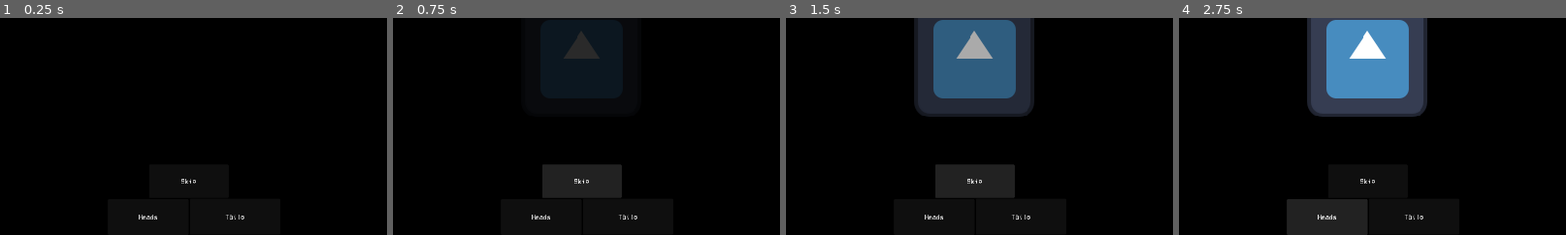
Above: before the commit, frames 1-4 (left to right).
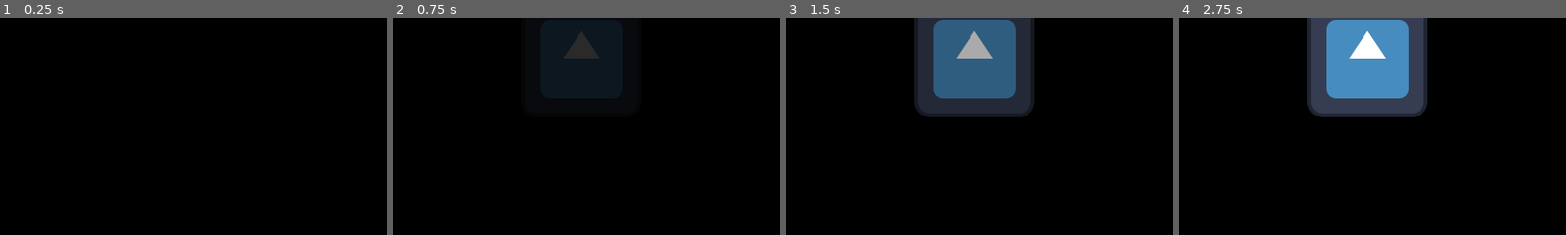
Above: after the commit, the same moments.

Repository: nianjindev/nummus
Game: Godot game, scene res://gui/splash_screen/splash_screen_manager.tscn
Two runs of this game, one before a commit and one after it. Both use one fixed random seed, a clock stepped at 60 frames per second and the inputs below. The engine's default icon, where the game draws it, is replaced by a stand-in: a white triangle on a blue panel in a dark square.
Inputs (mouse positions are % of the whole screen's width and height, from its top left):
- Up to frame 1 (0.25 s): no input
- Up to frame 2 (0.75 s): click (50, 88) at 0.5 s, where only the run before the commit has a clickable "Skip"
- Up to frame 3 (1.5 s): click (50, 88) at 1.25 s, where only the run before the commit has a clickable "Skip"
- Up to frame 4 (2.75 s): click (45, 96) at 2 s, where only the run before the commit has a clickable "Heads"
The pictures show only the part of the screen within x 26-76%, y 50-100%; the shares and areas given below are measured in that part.

The runs differ from the first frame. In frame 1, 0.2% of the frame differs, in the area x 35-64%, y 74-93%; in frame 2, 3.3%; in frame 3, 3.3%; in frame 4, 3.5%, in the area x 27-64%, y 74-100%.

Commit message:
added shopkeeper sprites, enemies have json file (unused), level manager now gives player coin, ui improvements, hoverable animation and changes

Diff:
--- /dev/null
+++ b/nummus-game/assets/resource_json/enemies.json
@@ -0,0 +1,30 @@
+{
+	"smug_man":{
+		"name": "Smug Man",
+		"health": 5,
+		"dialogue":{
+			"hurt":[
+				"AGGH",
+                "####!"
+			],
+			"attack":[
+				"how'd that feel bro",
+                "GREEN FN"
+			]
+		},
+		"events":{
+			"attack":{
+				"weight":1,
+				"damage":5
+			},
+			"heal":{
+				"weight":1,
+				"heal":3
+			},
+			"poison":{
+				"weight":3,
+				"damage":1
+			}
+		}
+	}
+}
--- a/nummus-game/autoload/level_manager.gd
+++ b/nummus-game/autoload/level_manager.gd
@@ -7,6 +7,8 @@
 func _ready() -> void:
 	current_stage = 1
 	current_level  = level_progression[0]
+	# we're just gonna give the player his first coin here okay
+	Inventory.add_item(ObjectManager.create_coin(Constants.COINS.base, Constants.display_type.PLAY))
 func next_stage():
 	if SceneManager.current_scene.name == "BaseLevel":
 		next_stage_scene = Constants.SCENE_PATHS.shop
@@ -19,4 +21,5 @@
 		else:
 			current_stage += 1
 		next_stage_scene = Constants.SCENE_PATHS.base_level
+		# set resource here
 	SceneManager.goto_scene(next_stage_scene)
--- a/nummus-game/autoload/object_manager.gd
+++ b/nummus-game/autoload/object_manager.gd
@@ -8,7 +8,7 @@
 func create_coin(coin_path: String, state: Constants.display_type) -> Coin:
 	current_coin = coin_base.instantiate()
 	current_coin.current_state = state
-	current_coin.coin_id = ResourceLoader.load(coin_path)
+	current_coin.coin_id = ResourceLoader.load(coin_path).duplicate(true)
 	return current_coin
 
 func spawn_base_enemy():
--- a/nummus-game/autoload/scene_manager.gd
+++ b/nummus-game/autoload/scene_manager.gd
@@ -23,6 +23,7 @@
 
 	# Add it to the active scene, as child of root.
 	get_tree().root.add_child(current_scene)
+	Signalbus.scene_changed.emit()
 	return
 func goto_scene(path):
 	_deferred_goto_scene.call_deferred(path)
--- a/nummus-game/autoload/signalbus.gd
+++ b/nummus-game/autoload/signalbus.gd
@@ -5,6 +5,9 @@
 signal skill_check_begin(time: float)
 signal skill_check_finish(success: bool)
 
+### Scenes
+@warning_ignore("unused_signal")
+signal scene_changed()
 
 signal current_enemy_defeated()
 @warning_ignore("unused_signal")
--- a/nummus-game/base_objects/base_level.gd
+++ b/nummus-game/base_objects/base_level.gd
@@ -3,11 +3,12 @@
 var current_coin: Coin
 
 func _ready() -> void:
-	Inventory.add_item(ObjectManager.create_coin(Constants.COINS.base, Constants.display_type.PLAY))
+	# Inventory.add_item(ObjectManager.create_coin(Constants.COINS.base, Constants.display_type.PLAY))
 	spawn_coin()
 	ObjectManager.spawn_base_enemy()
 
 func spawn_coin():
 	current_coin = Inventory.inventory[0].duplicate()
+	current_coin.current_state = Constants.display_type.PLAY
 	SceneManager.current_scene.add_child.call_deferred(current_coin)
 	current_coin.position = Vector3(0.367, 0.398, -0.017)
--- a/nummus-game/base_objects/coin_base.gd
+++ b/nummus-game/base_objects/coin_base.gd
@@ -53,9 +53,10 @@
 	# transform me
 	if current_state == Constants.display_type.PLAY:
 		scale = Vector3(0.1,0.1,0.1)
+		rotation = Vector3(0, 0, 0)
 	elif current_state == Constants.display_type.SHOP:
 		scale = Vector3(0.3,0.3,0.3)
-		rotate_z(-PI/2)
+		rotation = Vector3(0, 0, -PI/2)
 
 	# json parse
 	var file = FileAccess.open(Constants.JSON_PATHS.coins, FileAccess.READ)
@@ -152,8 +153,13 @@
 		"money":
 			return "[color=yellow]$" + str(value) + "[/color][br]"
 	return "[color=blue]" + str(value) + " " + type + "[/color][br]"
+
+
 func toggle_visible(on: bool):
-	hoverable.visible = on
+	if on:
+		hoverable.animation.play("fly_out")
+	else:
+		hoverable.animation.play_backwards("fly_out")
 func _on_area_3d_mouse_entered() -> void:
 	if current_state == Constants.display_type.SHOP:
 		toggle_visible(true)
@@ -166,7 +172,7 @@
 	is_mouse_over = false
 func buy_me():
 	if Globals.can_afford(coin_price):
-		Inventory.inventory.append(self.duplicate())
+		Inventory.inventory.append(self.duplicate(8))
 		Globals.change_money(true, -coin_price)
 	else:
 		print("you broke lol")
--- a/nummus-game/base_objects/coin_base.tscn
+++ b/nummus-game/base_objects/coin_base.tscn
@@ -184,7 +184,6 @@
 shape = SubResource("CylinderShape3D_e84nm")
 
 [node name="Hoverable" parent="." instance=ExtResource("4_2xdfg")]
-visible = false
 
 [connection signal="animation_finished" from="AnimationPlayer" to="." method="_on_animation_player_animation_finished"]
 [connection signal="mouse_entered" from="Area3D" to="." method="_on_area_3d_mouse_entered"]
--- a/nummus-game/base_objects/hoverable.gd
+++ b/nummus-game/base_objects/hoverable.gd
@@ -2,3 +2,4 @@
 
 @export var title: RichTextLabel
 @export var description: RichTextLabel
+@export var animation: AnimationPlayer
--- a/nummus-game/base_objects/hoverable.tscn
+++ b/nummus-game/base_objects/hoverable.tscn
@@ -6,12 +6,100 @@
 [sub_resource type="ViewportTexture" id="ViewportTexture_dd0wm"]
 viewport_path = NodePath("Sprite3D/SubViewport")
 
-[node name="Hoverable" type="Node3D" node_paths=PackedStringArray("title", "description")]
+[sub_resource type="Animation" id="Animation_jbaiw"]
+resource_name = "fly_out"
+length = 0.2
+tracks/0/type = "value"
+tracks/0/imported = false
+tracks/0/enabled = true
+tracks/0/path = NodePath(".:modulate")
+tracks/0/interp = 1
+tracks/0/loop_wrap = true
+tracks/0/keys = {
+"times": PackedFloat32Array(0, 0.2),
+"transitions": PackedFloat32Array(1, 16.564236),
+"update": 0,
+"values": [Color(1, 1, 1, 0), Color(1, 1, 1, 1)]
+}
+tracks/1/type = "value"
+tracks/1/imported = false
+tracks/1/enabled = true
+tracks/1/path = NodePath(".:position")
+tracks/1/interp = 1
+tracks/1/loop_wrap = true
+tracks/1/keys = {
+"times": PackedFloat32Array(0, 0.2),
+"transitions": PackedFloat32Array(1, 1),
+"update": 0,
+"values": [Vector3(0, 0, 0), Vector3(2, 0, 0)]
+}
+tracks/2/type = "value"
+tracks/2/imported = false
+tracks/2/enabled = true
+tracks/2/path = NodePath(".:scale")
+tracks/2/interp = 1
+tracks/2/loop_wrap = true
+tracks/2/keys = {
+"times": PackedFloat32Array(0, 0.2),
+"transitions": PackedFloat32Array(1, 1),
+"update": 0,
+"values": [Vector3(0, 0, 0), Vector3(1, 1, 1)]
+}
+
+[sub_resource type="Animation" id="Animation_pj6s0"]
+length = 0.001
+tracks/0/type = "value"
+tracks/0/imported = false
+tracks/0/enabled = true
+tracks/0/path = NodePath(".:modulate")
+tracks/0/interp = 1
+tracks/0/loop_wrap = true
+tracks/0/keys = {
+"times": PackedFloat32Array(0),
+"transitions": PackedFloat32Array(1),
+"update": 0,
+"values": [Color(1, 1, 1, 0)]
+}
+tracks/1/type = "value"
+tracks/1/imported = false
+tracks/1/enabled = true
+tracks/1/path = NodePath(".:position")
+tracks/1/interp = 1
+tracks/1/loop_wrap = true
+tracks/1/keys = {
+"times": PackedFloat32Array(0),
+"transitions": PackedFloat32Array(1),
+"update": 0,
+"values": [Vector3(0, 0, 0)]
+}
+tracks/2/type = "value"
+tracks/2/imported = false
+tracks/2/enabled = true
+tracks/2/path = NodePath(".:scale")
+tracks/2/interp = 1
+tracks/2/loop_wrap = true
+tracks/2/keys = {
+"times": PackedFloat32Array(0),
+"transitions": PackedFloat32Array(1),
+"update": 0,
+"values": [Vector3(0, 0, 0)]
+}
+
+[sub_resource type="AnimationLibrary" id="AnimationLibrary_wg0lu"]
+_data = {
+&"RESET": SubResource("Animation_pj6s0"),
+&"fly_out": SubResource("Animation_jbaiw")
+}
+
+[node name="Hoverable" type="Node3D" node_paths=PackedStringArray("title", "description", "animation")]
 script = ExtResource("1_jbaiw")
 title = NodePath("Sprite3D/SubViewport/TexturePanel/MarginContainer/Title")
 description = NodePath("Sprite3D/SubViewport/TexturePanel/MarginContainer/Description")
+animation = NodePath("AnimationPlayer")
 
 [node name="Sprite3D" type="Sprite3D" parent="."]
+transform = Transform3D(0, 0, 0, 0, 0, 0, 0, 0, 0, 0, 0, 0)
+modulate = Color(1, 1, 1, 0)
 billboard = 1
 no_depth_test = true
 texture = SubResource("ViewportTexture_dd0wm")
@@ -22,7 +110,10 @@
 
 [node name="TexturePanel" parent="Sprite3D/SubViewport" instance=ExtResource("2_jbaiw")]
 
-[node name="Title" parent="Sprite3D/SubViewport/TexturePanel/MarginContainer" index="1"]
-bbcode_enabled = true
+[node name="AnimationPlayer" type="AnimationPlayer" parent="."]
+root_node = NodePath("../Sprite3D")
+libraries = {
+&"": SubResource("AnimationLibrary_wg0lu")
+}
 
 [editable path="Sprite3D/SubViewport/TexturePanel"]
--- a/nummus-game/base_objects/shop.tscn
+++ b/nummus-game/base_objects/shop.tscn
@@ -1,10 +1,10 @@
-[gd_scene load_steps=14 format=3 uid="uid://smvg3nwqqw6x"]
+[gd_scene load_steps=9 format=3 uid="uid://smvg3nwqqw6x"]
 
 [ext_resource type="ArrayMesh" uid="uid://clj1nhn3sqwg8" path="res://assets/3d/shop_floor.obj" id="1_yxe34"]
 [ext_resource type="PackedScene" uid="uid://cef8ru8rhxwv" path="res://base_objects/shop_shelf.tscn" id="2_hxjiy"]
+[ext_resource type="PackedScene" uid="uid://bh6iucofsqx83" path="res://base_objects/shopkeeper.tscn" id="4_hxjiy"]
 [ext_resource type="ArrayMesh" uid="uid://di4p7r3k6ddnu" path="res://assets/3d/shop_wall.obj" id="4_ya44s"]
 [ext_resource type="ArrayMesh" uid="uid://dc1ulk0am4cx4" path="res://assets/3d/shop_table.obj" id="5_hhiwf"]
-[ext_resource type="Texture2D" uid="uid://oydm4bxteeau" path="res://assets/2d/character_sprites/shopkeeper.png" id="6_ya44s"]
 
 [sub_resource type="ProceduralSkyMaterial" id="ProceduralSkyMaterial_hxjiy"]
 sky_horizon_color = Color(0.662243, 0.671743, 0.686743, 1)
@@ -18,47 +18,6 @@
 sky = SubResource("Sky_036b0")
 tonemap_mode = 2
 glow_enabled = true
-
-[sub_resource type="AtlasTexture" id="AtlasTexture_hhiwf"]
-atlas = ExtResource("6_ya44s")
-region = Rect2(0, 0, 256, 256)
-
-[sub_resource type="SpriteFrames" id="SpriteFrames_48b30"]
-animations = [{
-"frames": [{
-"duration": 1.0,
-"texture": SubResource("AtlasTexture_hhiwf")
-}],
-"loop": true,
-"name": &"idle",
-"speed": 5.0
-}]
-
-[sub_resource type="Animation" id="Animation_7frlh"]
-length = 0.001
-
-[sub_resource type="Animation" id="Animation_fw1ev"]
-resource_name = "idle"
-length = 2.8667
-loop_mode = 1
-tracks/0/type = "value"
-tracks/0/imported = false
-tracks/0/enabled = true
-tracks/0/path = NodePath(".:position")
-tracks/0/interp = 2
-tracks/0/loop_wrap = true
-tracks/0/keys = {
-"times": PackedFloat32Array(0, 1.46667, 2.8667),
-"transitions": PackedFloat32Array(1, 1, 1),
-"update": 0,
-"values": [Vector3(0, 0, 0), Vector3(0, -0.13, 0), Vector3(0, 0, 0)]
-}
-
-[sub_resource type="AnimationLibrary" id="AnimationLibrary_orwns"]
-_data = {
-&"RESET": SubResource("Animation_7frlh"),
-&"idle": SubResource("Animation_fw1ev")
-}
 
 [node name="Shop" type="Node3D"]
 metadata/_edit_lock_ = true
@@ -92,21 +51,8 @@
 mesh = ExtResource("5_hhiwf")
 skeleton = NodePath("../..")
 
-[node name="Shopkeeper" type="Node3D" parent="."]
-transform = Transform3D(1, 0, 0, 0, 1, 0, 0, 0, 1, -1.5582032, 1.9134233, -3.220599)
-
-[node name="ShopkeeperSprite" type="AnimatedSprite3D" parent="Shopkeeper"]
-transform = Transform3D(0.7, 0, 0, 0, 0.7, 0, 0, 0, 0.7, 0, 0, 0)
-sprite_frames = SubResource("SpriteFrames_48b30")
-animation = &"idle"
-autoplay = "idle"
-
-[node name="AnimationPlayer" type="AnimationPlayer" parent="Shopkeeper"]
-root_node = NodePath("../ShopkeeperSprite")
-libraries = {
-&"": SubResource("AnimationLibrary_orwns")
-}
-autoplay = "idle"
+[node name="Shopkeeper" parent="." instance=ExtResource("4_hxjiy")]
+transform = Transform3D(1, 0, 0, 0, 1, 0, 0, 0, 1, -1.5582032, 1.8028202, -3.9652872)
 
 [node name="ShopShelf" parent="." instance=ExtResource("2_hxjiy")]
 transform = Transform3D(-4.371139e-08, 0, -1, 0, 1, 0, 1, 0, -4.371139e-08, 1.6964942, 2.1363757, -4.366078)
--- a/nummus-game/base_objects/shop_shelf.gd
+++ b/nummus-game/base_objects/shop_shelf.gd
@@ -1,6 +1,4 @@
 extends Node3D
-
-enum Shelf{COINS, MINTS, UPGRADES, BLIND_BOXES}
 
 var z_positions: Array[float] = [0.8,0,-0.8]
 
@@ -11,14 +9,14 @@
 	var no_repeat: Array[CoinStats]
 #	for i in Inventory.inventory: # disabling because we are allowing coins in your inventory to spawn, but they shouldn't spawn twice in the same shop
 #		no_repeat.append(i.coin_id)
-	print(no_repeat)
-	for z in z_positions:
+	for z in z_positions: # NOREPEAT IS BROKEN
 		var new_coin_rs = Constants.COINS.values().pick_random()
 		while (ResourceLoader.load(new_coin_rs) in no_repeat) and (no_repeat.size() < Constants.COINS.values().size()):
 			print("Finding new coin, dupe found")
 			new_coin_rs = Constants.COINS.values().pick_random()
 		var new_coin: Coin = ObjectManager.create_coin(new_coin_rs, Constants.display_type.SHOP)
 		no_repeat.append(new_coin.coin_id)
+		print(no_repeat)
 		self.add_child(new_coin)
 		new_coin.position.y = 1.1
 		new_coin.position.z = z
--- /dev/null
+++ b/nummus-game/base_objects/shopkeeper.tscn
@@ -0,0 +1,117 @@
+[gd_scene load_steps=12 format=3 uid="uid://bh6iucofsqx83"]
+
+[ext_resource type="Texture2D" uid="uid://cditkhfq8p0fa" path="res://assets/2d/character_sprites/shopkeeper-Sheet.png" id="1_qcdo4"]
+
+[sub_resource type="Animation" id="Animation_7frlh"]
+length = 0.001
+
+[sub_resource type="Animation" id="Animation_fw1ev"]
+resource_name = "idle"
+length = 2.8667
+loop_mode = 1
+tracks/0/type = "value"
+tracks/0/imported = false
+tracks/0/enabled = true
+tracks/0/path = NodePath(".:position")
+tracks/0/interp = 2
+tracks/0/loop_wrap = true
+tracks/0/keys = {
+"times": PackedFloat32Array(0, 1.46667, 2.8667),
+"transitions": PackedFloat32Array(1, 1, 1),
+"update": 0,
+"values": [Vector3(0, 0, 0), Vector3(0, -0.13, 0), Vector3(0, 0, 0)]
+}
+
+[sub_resource type="AnimationLibrary" id="AnimationLibrary_orwns"]
+_data = {
+&"RESET": SubResource("Animation_7frlh"),
+&"idle": SubResource("Animation_fw1ev")
+}
+
+[sub_resource type="AtlasTexture" id="AtlasTexture_e8k3m"]
+atlas = ExtResource("1_qcdo4")
+region = Rect2(256, 256, 256, 256)
+
+[sub_resource type="AtlasTexture" id="AtlasTexture_d1nhg"]
+atlas = ExtResource("1_qcdo4")
+region = Rect2(256, 0, 256, 256)
+
+[sub_resource type="AtlasTexture" id="AtlasTexture_lnsm1"]
+atlas = ExtResource("1_qcdo4")
+region = Rect2(0, 256, 256, 256)
+
+[sub_resource type="AtlasTexture" id="AtlasTexture_qwyms"]
+atlas = ExtResource("1_qcdo4")
+region = Rect2(0, 0, 256, 256)
+
+[sub_resource type="AtlasTexture" id="AtlasTexture_ab7hm"]
+atlas = ExtResource("1_qcdo4")
+region = Rect2(512, 256, 256, 256)
+
+[sub_resource type="AtlasTexture" id="AtlasTexture_2x8pv"]
+atlas = ExtResource("1_qcdo4")
+region = Rect2(512, 0, 256, 256)
+
+[sub_resource type="SpriteFrames" id="SpriteFrames_cqvnp"]
+animations = [{
+"frames": [{
+"duration": 1.0,
+"texture": SubResource("AtlasTexture_e8k3m")
+}],
+"loop": true,
+"name": &"confused",
+"speed": 5.0
+}, {
+"frames": [{
+"duration": 1.0,
+"texture": SubResource("AtlasTexture_d1nhg")
+}],
+"loop": true,
+"name": &"evil",
+"speed": 5.0
+}, {
+"frames": [{
+"duration": 1.0,
+"texture": SubResource("AtlasTexture_lnsm1")
+}],
+"loop": true,
+"name": &"happy",
+"speed": 5.0
+}, {
+"frames": [{
+"duration": 1.0,
+"texture": SubResource("AtlasTexture_qwyms")
+}],
+"loop": true,
+"name": &"neutral",
+"speed": 5.0
+}, {
+"frames": [{
+"duration": 1.0,
+"texture": SubResource("AtlasTexture_ab7hm")
+}],
+"loop": true,
+"name": &"sad",
+"speed": 5.0
+}, {
+"frames": [{
+"duration": 1.0,
+"texture": SubResource("AtlasTexture_2x8pv")
+}],
+"loop": true,
+"name": &"surprised",
+"speed": 5.0
+}]
+
+[node name="Shopkeeper" type="Node3D"]
+
+[node name="AnimationPlayer" type="AnimationPlayer" parent="."]
+root_node = NodePath("../AnimatedSprite3D")
+libraries = {
+&"": SubResource("AnimationLibrary_orwns")
+}
+autoplay = "idle"
+
+[node name="AnimatedSprite3D" type="AnimatedSprite3D" parent="."]
+sprite_frames = SubResource("SpriteFrames_cqvnp")
+animation = &"neutral"
--- a/nummus-game/gui/game_ui.gd
+++ b/nummus-game/gui/game_ui.gd
@@ -4,19 +4,27 @@
 
 
 func _ready():
+	toggle_all(false)
 	%LevelCompleted.hide()
 	Signalbus.toggle_game_ui.connect(toggle_all)
 	Signalbus.toggle_coin_flip_ui.connect(_on_coin_flip_ui_toggled)
 	Signalbus.toggle_level_completed_ui.connect(_on_level_completed_toggled)
 
+	# check if scene has changed
+	Signalbus.scene_changed.connect(level_check)
 
+func level_check():
+	if SceneManager.current_scene.name == "BaseLevel":
+		toggle_all(true)
+	else:
+		toggle_all(false)
 
 #Toggling UI Visibility
-func toggle_all(visible: bool):
-	self.visible = visible
+func toggle_all(on: bool):
+	self.visible = on
 
-func _on_coin_flip_ui_toggled(visible: bool):
-	coin_flip_buttons.visible = visible
+func _on_coin_flip_ui_toggled(on: bool):
+	coin_flip_buttons.visible = on
 
 #Coin Flipping Handling
 func _on_heads_pressed() -> void:
@@ -30,10 +38,9 @@
 func _on_skip_pressed() -> void:
 	Signalbus.coin_flipped.emit(Sides.SKIP)
 
-func _on_level_completed_toggled(show: bool) -> void:
+func _on_level_completed_toggled(on: bool) -> void:
 	Signalbus.toggle_coin_flip_ui.emit(false)
-	%LevelCompleted.visible = show
+	%LevelCompleted.visible = on
 
 func _on_next_stage_pressed() -> void:
 	LevelManager.next_stage()
-	toggle_all(false)
--- a/nummus-game/gui/hoverable_object/texture_panel.tscn
+++ b/nummus-game/gui/hoverable_object/texture_panel.tscn
@@ -8,10 +8,10 @@
 anchor_top = 0.5
 anchor_right = 0.5
 anchor_bottom = 0.5
-offset_left = -50.0
-offset_top = 44.0
-offset_right = 450.0
-offset_bottom = 294.0
+offset_left = -250.0
+offset_top = -125.0
+offset_right = 250.0
+offset_bottom = 125.0
 grow_horizontal = 2
 grow_vertical = 2
 texture = ExtResource("1_m2ixq")
Binary file added: nummus-game/assets/2d/character_sprites/shopkeeper-Sheet.png
Not shown, added: nummus-game/assets/2d/character_sprites/shopkeeper-Sheet.png.import
Binary file added: nummus-game/assets/2d/character_sprites/shopkeeper1.png
Not shown, added: nummus-game/assets/2d/character_sprites/shopkeeper1.png.import
Not shown: 1 places in nummus-game/base_objects/hoverable.tscn that only renumber resources
